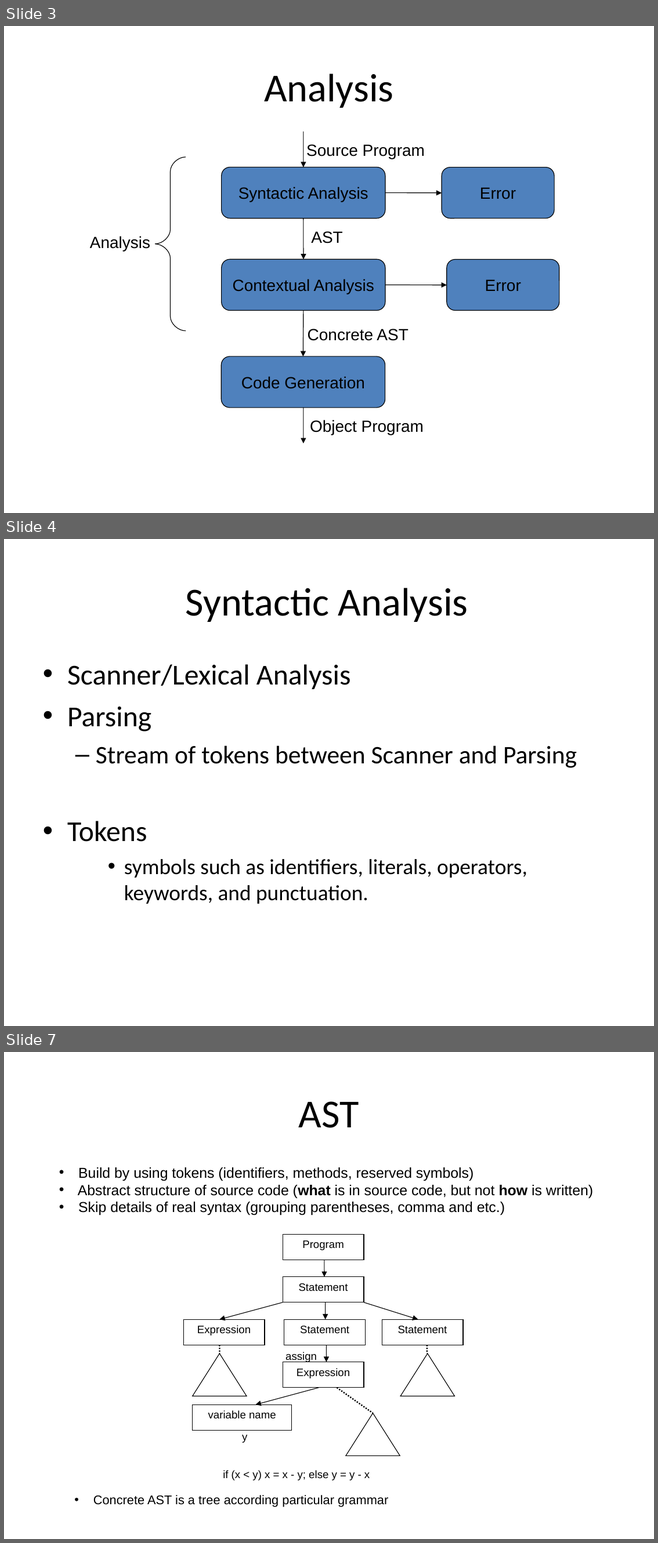
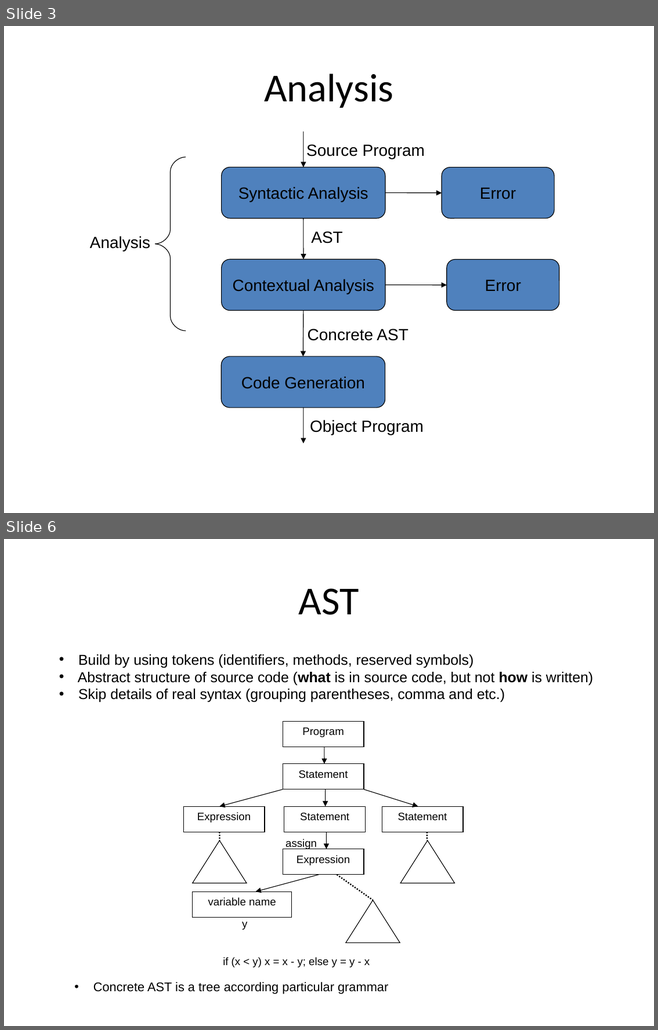
Before and after one commit to isurup/kalle-martin-group, a slide deck: SSE2/slides/1 Analysis.ppt. Shown one above the other, each under a label of ours: slides 3, 4 and 7 before the commit, slides 3 and 6 after it; the slides between them are not shown. The pictures are 658x1543 and 658x1030 pixels, drawn with LibreOffice and Linux fonts; fonts in the diff are those of the drawing. Boxes give left, top, right and bottom in pixels: in the first picture for what was removed or moved away, otherwise in the second. Text is boxed around its words. In the diff, an @@ line names an element or a change of style, - is before the commit and + after.

```diff
--- a/SSE2/slides/1 Analysis.ppt
+++ b/SSE2/slides/1 Analysis.ppt
@@ slide 4 removed at [4,539,654,1026], background #FFFFFF @@
@@ title removed at [186,588,468,622] @@
-Syntactic Analysis
@@ text removed at [67,664,576,904] @@
-• Scanner/Lexical Analysis
-• Parsing
-  – Stream of tokens between Scanner and Parsing
-• Tokens
-    • symbols such as identifiers, literals, operators, keywords, and punctuation.
@@ what was slide 7 is now slide 6 @@
```
Also in this commit, not shown: 1 slide changed, 2 slides added, 8 other slides removed.
